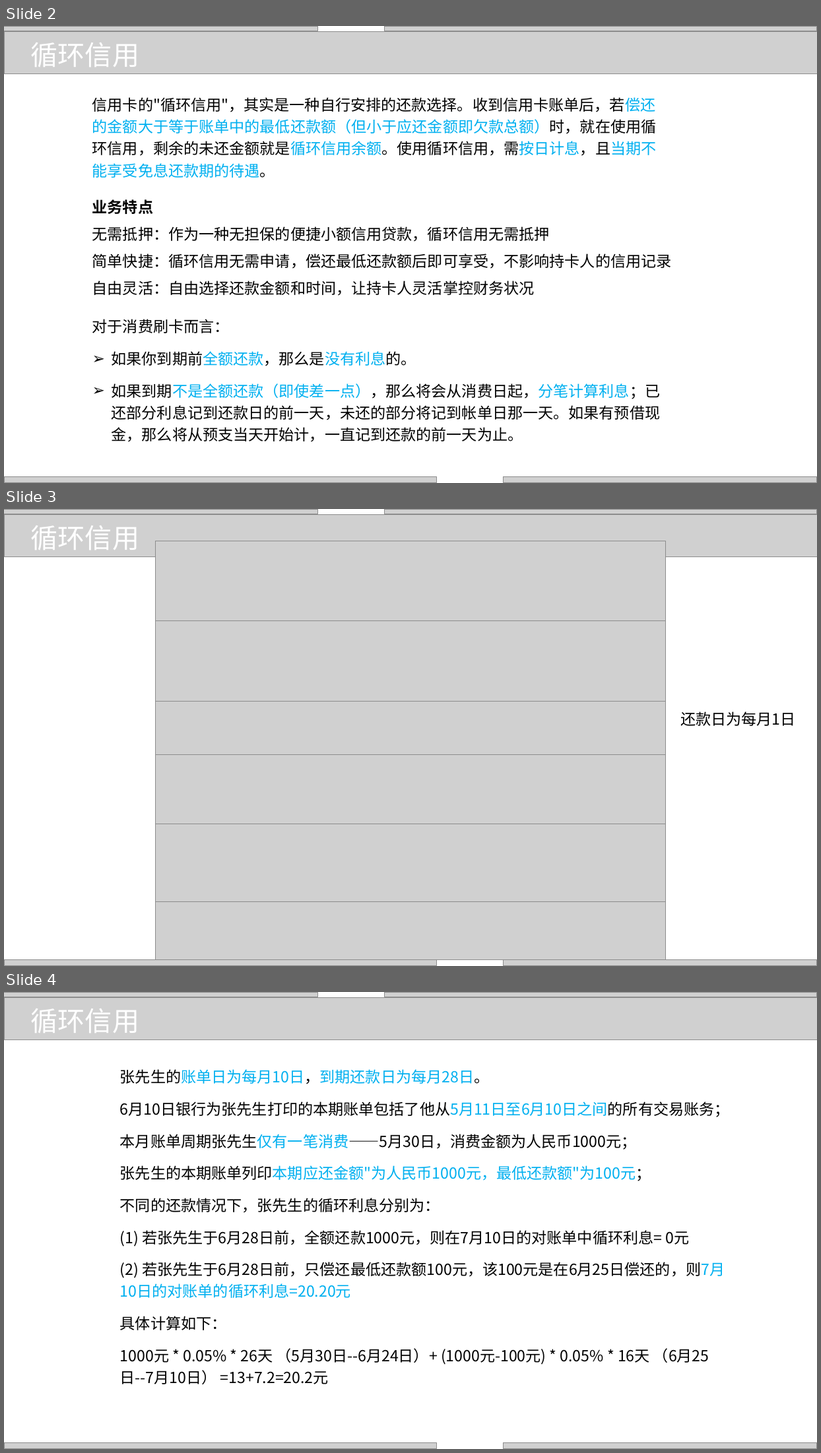
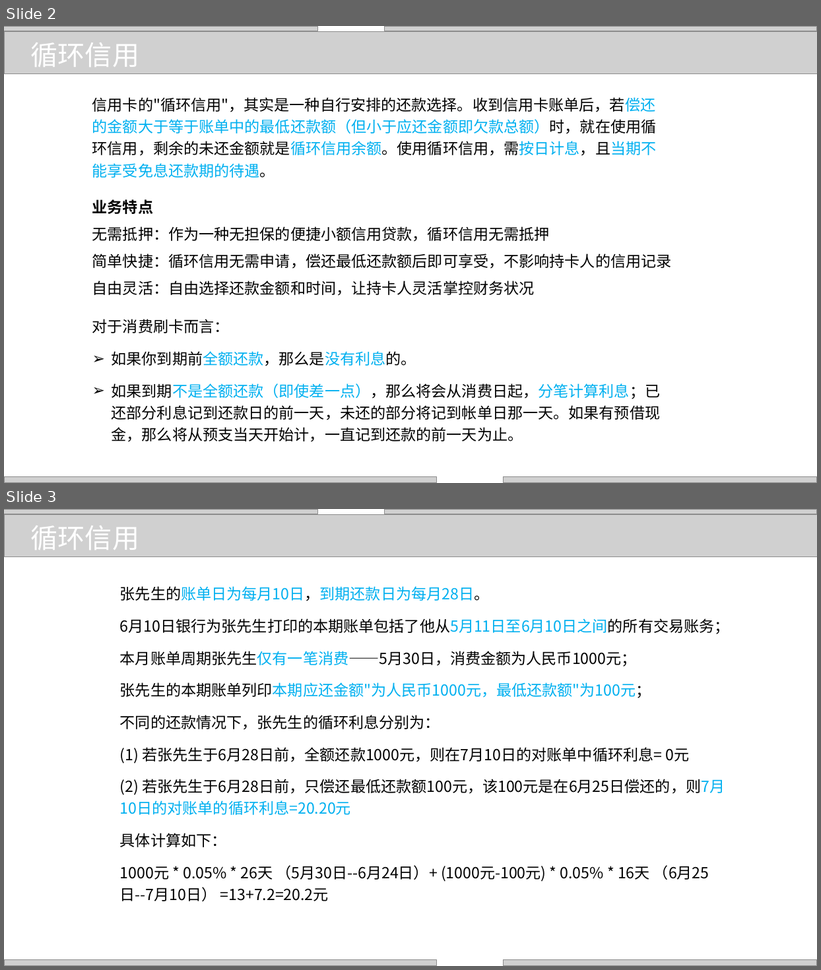
Before and after one commit to zhangjianzhang/internet_credit, a slide deck: files/slides/lecture_17.pptx. Shown one above the other, each under a label of ours: slides 2, 3 and 4 before the commit, slides 2 and 3 after it. The pictures are 821x1453 and 821x970 pixels, drawn with LibreOffice and Linux fonts; fonts in the diff are those of the drawing; grey boxes stand for pictures; background and template pictures are left out. Boxes give left, top, right and bottom in pixels: in the first picture for what was removed or moved away, otherwise in the second. Text is boxed around its words. In the diff, an @@ line names an element or a change of style, - is before the commit and + after.

```diff
--- a/files/slides/lecture_17.pptx
+++ b/files/slides/lecture_17.pptx
@@ slide 3 removed at (4, 509, 817, 966), background picture (left out) @@
@@ picture removed at (4, 514, 817, 557) @@
@@ text removed at (31, 525, 139, 550) @@
-循环信用
@@ group removed at (155, 541, 665, 960): 6 pictures @@
@@ text removed at (680, 712, 796, 726) @@
-还款日为每月1日
@@ group removed at (4, 509, 817, 966): 4 pictures @@
@@ what was slide 4 is now slide 3 @@
```
Also in this commit, not shown: 2 slides changed, 6 other files.
